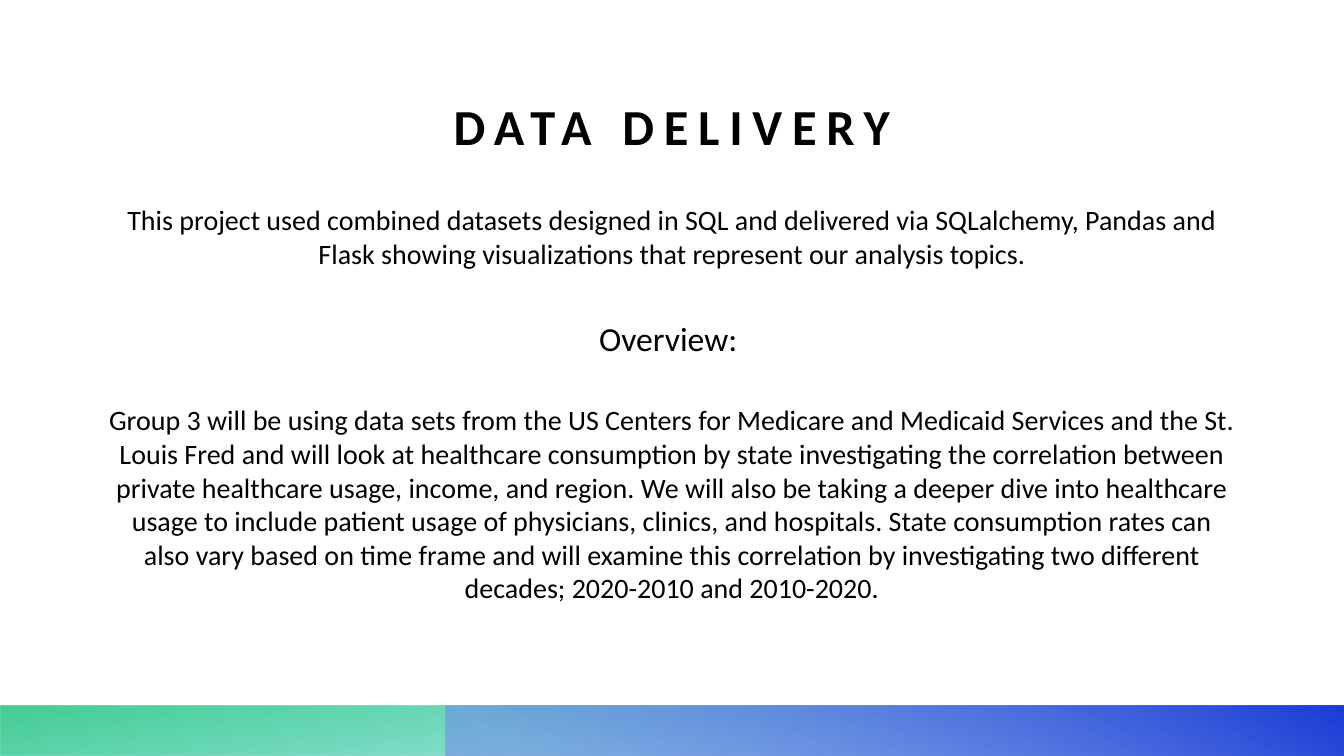
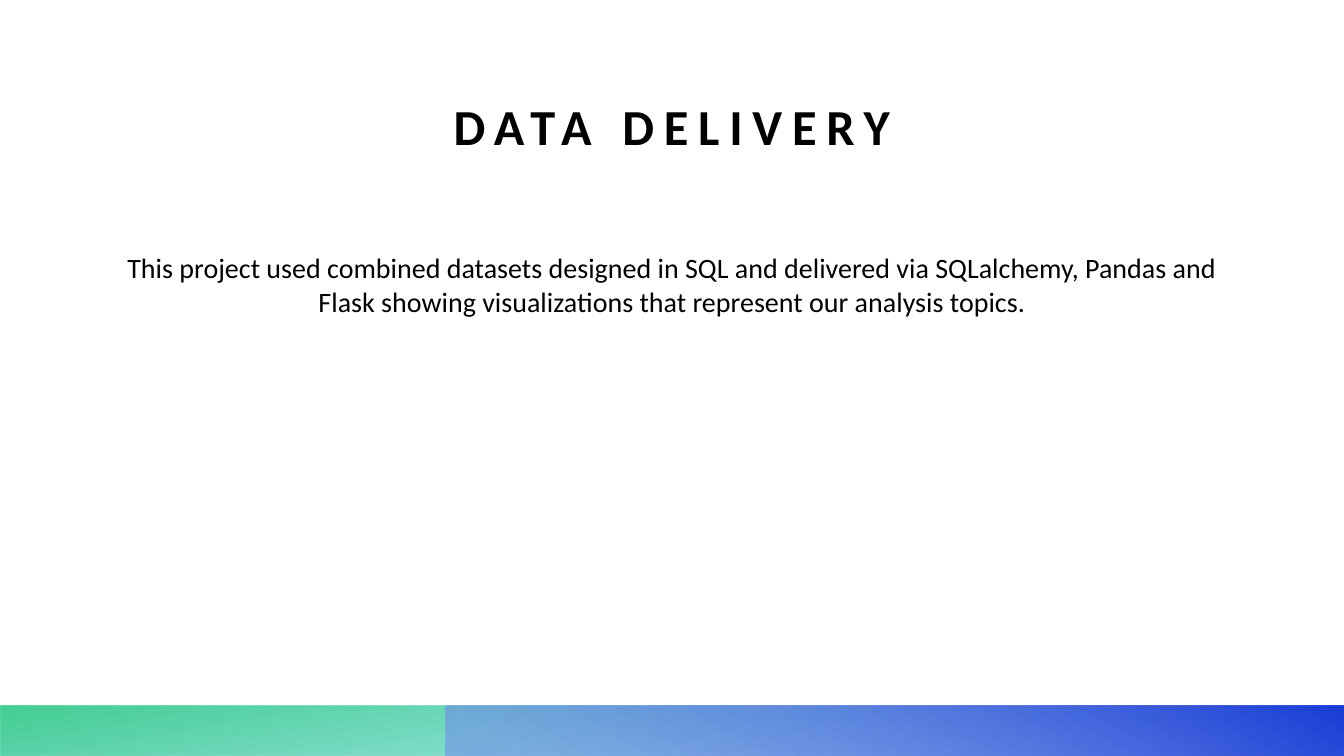
Before and after one commit to MyJineng/Healthcare-ETL, a slide deck: slide 9 of Background Information/Health_Expenditures.pptx (slide 8 before the commit). Drawn at 1344x756 pixels with LibreOffice and Linux fonts; fonts in the diff are those of the drawing. Boxes give left, top, right and bottom in pixels: in the first picture for what was removed or moved away, otherwise in the second. Text is boxed around its words. In the diff, an @@ line names an element or a change of style, - is before the commit and + after.

```diff
--- a/Background Information/Health_Expenditures.pptx
+++ b/Background Information/Health_Expenditures.pptx
@@ text at [109,328,1233,602]: paragraphs removed @@
-Overview:
-Group 3 will be using data sets from the US Centers for Medicare and Medicaid Services and the St. Louis Fred and will look at healthcare consumption by state investigating the correlation between private healthcare usage, income, and region. We will also be taking a deeper dive into healthcare usage to include patient usage of physicians, clinics, and hospitals. State consumption rates can also vary based on time frame and will examine this correlation by investigating two different decades; 2020-2010 and 2010-2020.
```
Also in this commit, not shown: 1 slide added, 1 other file.
